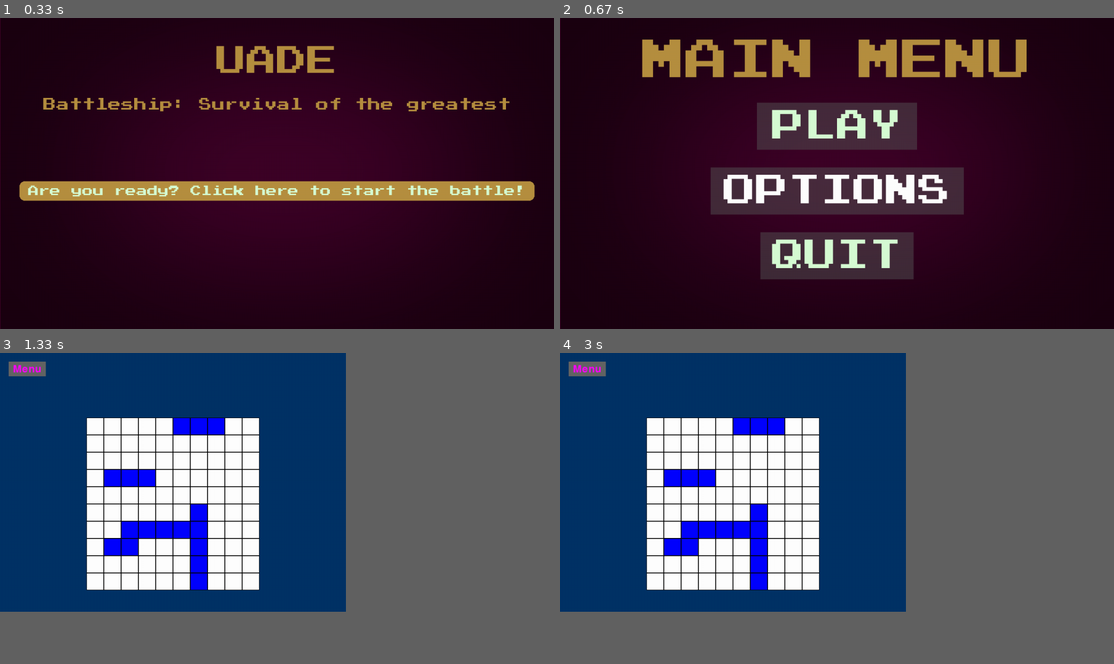
Above: before the commit, frames 1-4 (two rows, left to right).
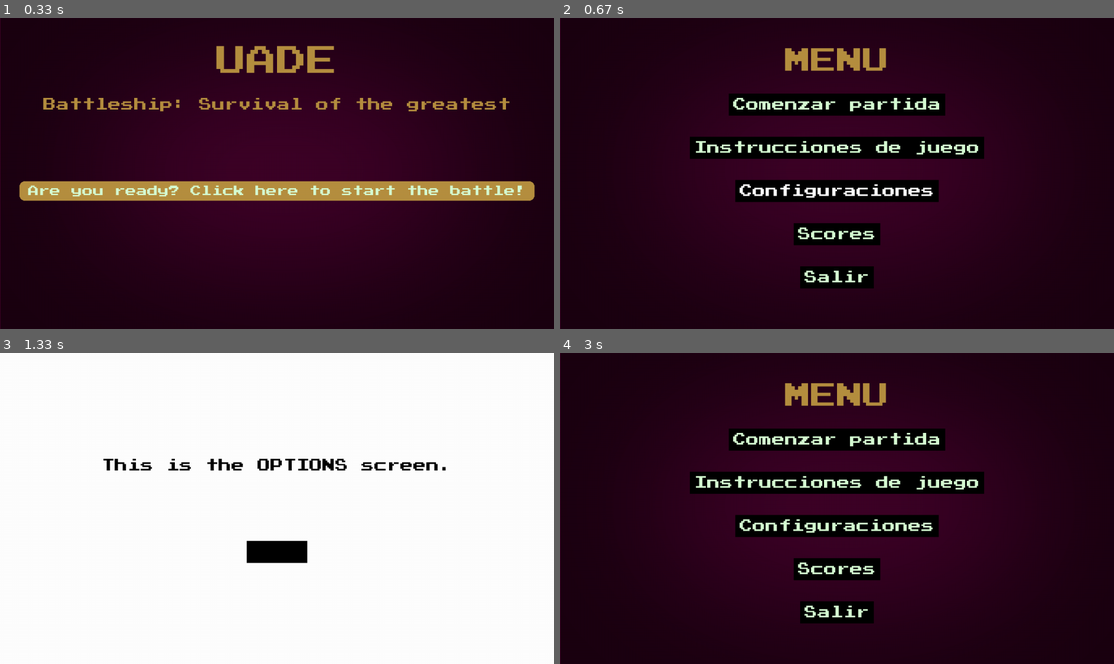
Above: after the commit, the same moments.

Repository: BrianValente/uade-batalla-naval
Game: pygame game, started from uade_battleship/main.py
The game is run twice, just before and just after one commit, with the same random seed, the same clock (stepped at 60 frames per second) and the same inputs.
Inputs (mouse positions are in pixels of both pictures, inside the frame that each line leads up to):
- Up to frame 1 (0.33 s): no input
- Up to frame 2 (0.67 s): click (814, 185) at 0.38 s
- Up to frame 3 (1.33 s): click (277, 483) at 0.72 s, where only the run after the commit has a clickable "Instrucciones de juego"
- Up to frame 4 (3 s): click (842, 539) at 2.72 s
In our replay, in frame 3 the window is 562x421 before the commit and 900x506 after it. These sizes can differ from the game's own. Grey fills any space a smaller window leaves; there, only what the larger window draws over its background counts as a difference.

Frame 1 is identical in both runs. In frame 2, 25% of the frame differs, in the area x 14-85%, y 6-87%; in frame 3, 40%; in frame 4, 54%, in the area x 0-77%, y 0-87%.

Commit message:
improved new menu!!!

Diff:
--- a/uade_battleship/main_menu.py
+++ b/uade_battleship/main_menu.py
@@ -3,15 +3,16 @@
 
 from uade_battleship.board import board
 
+pygame.display.set_caption("Menu")
+
 BG = pygame.image.load("assets/Background.png")
 
 
-def get_font(size):  # Returns Press-Start-2P in the desired size
+def get_font(size):
     return pygame.font.Font("assets/font.ttf", size)
 
 
 def play():
-    # TODO: Go to create game screen.
     board()
 
 
@@ -20,10 +21,9 @@
         OPTIONS_MOUSE_POS = pygame.mouse.get_pos()
 
         screen = pygame.display.get_surface()
-
         screen.fill("white")
 
-        OPTIONS_TEXT = get_font(45).render("This is the OPTIONS screen.", True, "Black")
+        OPTIONS_TEXT = get_font(30).render("This is the OPTIONS screen.", True, "Black")
         OPTIONS_RECT = OPTIONS_TEXT.get_rect(center=(640, 260))
         screen.blit(OPTIONS_TEXT, OPTIONS_RECT)
 
@@ -31,7 +31,7 @@
             image=None,
             pos=(640, 460),
             text_input="BACK",
-            font=get_font(75),
+            font=get_font(30),
             base_color="Black",
             hovering_color="Green",
         )
@@ -57,37 +57,59 @@
 
         MENU_MOUSE_POS = pygame.mouse.get_pos()
 
-        MENU_TEXT = get_font(100).render("MAIN MENU", True, "#b68f40")
+        MENU_TEXT = get_font(60).render("MENU", True, "#b68f40")
         MENU_RECT = MENU_TEXT.get_rect(center=(640, 100))
 
         PLAY_BUTTON = Button(
-            image=pygame.image.load("assets/Play Rect.png"),
-            pos=(640, 250),
-            text_input="PLAY",
-            font=get_font(75),
+            image=None,
+            pos=(640, 200),
+            text_input="Comenzar partida",
+            font=get_font(30),
             base_color="#d7fcd4",
             hovering_color="White",
         )
         OPTIONS_BUTTON = Button(
-            image=pygame.image.load("assets/Options Rect.png"),
+            image=None,
+            pos=(640, 300),
+            text_input="Instrucciones de juego",
+            font=get_font(30),
+            base_color="#d7fcd4",
+            hovering_color="White",
+        )
+        CREDITS_BUTTON = Button(
+            image=None,
             pos=(640, 400),
-            text_input="OPTIONS",
-            font=get_font(75),
+            text_input="Configuraciones",
+            font=get_font(30),
+            base_color="#d7fcd4",
+            hovering_color="White",
+        )
+        HELP_BUTTON = Button(
+            image=None,
+            pos=(640, 500),
+            text_input="Scores",
+            font=get_font(30),
             base_color="#d7fcd4",
             hovering_color="White",
         )
         QUIT_BUTTON = Button(
-            image=pygame.image.load("assets/Quit Rect.png"),
-            pos=(640, 550),
-            text_input="QUIT",
-            font=get_font(75),
+            image=None,
+            pos=(640, 600),
+            text_input="Salir",
+            font=get_font(30),
             base_color="#d7fcd4",
             hovering_color="White",
         )
 
         screen.blit(MENU_TEXT, MENU_RECT)
 
-        for button in [PLAY_BUTTON, OPTIONS_BUTTON, QUIT_BUTTON]:
+        for button in [
+            PLAY_BUTTON,
+            OPTIONS_BUTTON,
+            CREDITS_BUTTON,
+            HELP_BUTTON,
+            QUIT_BUTTON,
+        ]:
             button.changeColor(MENU_MOUSE_POS)
             button.update(screen)
 
@@ -117,8 +139,10 @@
         self.base_color, self.hovering_color = base_color, hovering_color
         self.text_input = text_input
         self.text = self.font.render(self.text_input, True, self.base_color)
-        if self.image is None:
-            self.image = self.text
+        text_width, text_height = self.text.get_size()
+        # Adjust button size to fit the text
+        self.image = pygame.Surface((text_width + 20, text_height + 20))
+        self.image.fill((0, 0, 0, 0))  # Transparent background
         self.rect = self.image.get_rect(center=(self.x_pos, self.y_pos))
         self.text_rect = self.text.get_rect(center=(self.x_pos, self.y_pos))
 
--- a/uade_battleship/menu-improved.py
+++ /dev/null
@@ -1,172 +0,0 @@
-import os
-import pygame, sys
-
-from uade_battleship.board import board
-
-pygame.init()
-
-SCREEN = pygame.display.set_mode((1280, 720))
-pygame.display.set_caption("Menu")
-
-BG = pygame.image.load("assets/Background.png")
-
-
-def get_font(size):
-    return pygame.font.Font("assets/font.ttf", size)
-
-
-def play():
-    board()
-
-
-def options():
-    while True:
-        OPTIONS_MOUSE_POS = pygame.mouse.get_pos()
-
-        SCREEN.fill("white")
-
-        OPTIONS_TEXT = get_font(30).render("This is the OPTIONS screen.", True, "Black")
-        OPTIONS_RECT = OPTIONS_TEXT.get_rect(center=(640, 260))
-        SCREEN.blit(OPTIONS_TEXT, OPTIONS_RECT)
-
-        OPTIONS_BACK = Button(
-            image=None,
-            pos=(640, 460),
-            text_input="BACK",
-            font=get_font(30),
-            base_color="Black",
-            hovering_color="Green",
-        )
-
-        OPTIONS_BACK.changeColor(OPTIONS_MOUSE_POS)
-        OPTIONS_BACK.update(SCREEN)
-
-        for event in pygame.event.get():
-            if event.type == pygame.QUIT:
-                pygame.quit()
-                sys.exit()
-            if event.type == pygame.MOUSEBUTTONDOWN:
-                if OPTIONS_BACK.checkForInput(OPTIONS_MOUSE_POS):
-                    main_menu()
-
-        pygame.display.update()
-
-
-def main_menu():
-    while True:
-        SCREEN.blit(BG, (0, 0))
-
-        MENU_MOUSE_POS = pygame.mouse.get_pos()
-
-        MENU_TEXT = get_font(60).render("MENU", True, "#b68f40")
-        MENU_RECT = MENU_TEXT.get_rect(center=(640, 100))
-
-        PLAY_BUTTON = Button(
-            image=None,
-            pos=(640, 200),
-            text_input="Comenzar partida",
-            font=get_font(30),
-            base_color="#d7fcd4",
-            hovering_color="White",
-        )
-        OPTIONS_BUTTON = Button(
-            image=None,
-            pos=(640, 300),
-            text_input="Instrucciones de juego",
-            font=get_font(30),
-            base_color="#d7fcd4",
-            hovering_color="White",
-        )
-        CREDITS_BUTTON = Button(
-            image=None,
-            pos=(640, 400),
-            text_input="Configuraciones",
-            font=get_font(30),
-            base_color="#d7fcd4",
-            hovering_color="White",
-        )
-        HELP_BUTTON = Button(
-            image=None,
-            pos=(640, 500),
-            text_input="Scores",
-            font=get_font(30),
-            base_color="#d7fcd4",
-            hovering_color="White",
-        )
-        QUIT_BUTTON = Button(
-            image=None,
-            pos=(640, 600),
-            text_input="Salir",
-            font=get_font(30),
-            base_color="#d7fcd4",
-            hovering_color="White",
-        )
-
-        SCREEN.blit(MENU_TEXT, MENU_RECT)
-
-        for button in [
-            PLAY_BUTTON,
-            OPTIONS_BUTTON,
-            CREDITS_BUTTON,
-            HELP_BUTTON,
-            QUIT_BUTTON,
-        ]:
-            button.changeColor(MENU_MOUSE_POS)
-            button.update(SCREEN)
-
-        for event in pygame.event.get():
-            if event.type == pygame.QUIT:
-                pygame.quit()
-                sys.exit()
-            if event.type == pygame.MOUSEBUTTONDOWN:
-                if PLAY_BUTTON.checkForInput(MENU_MOUSE_POS):
-                    play()
-                if OPTIONS_BUTTON.checkForInput(MENU_MOUSE_POS):
-                    options()
-                if QUIT_BUTTON.checkForInput(MENU_MOUSE_POS):
-                    pygame.quit()
-                    sys.exit()
-
-        pygame.display.update()
-
-
-# button
-class Button:
-    def __init__(self, image, pos, text_input, font, base_color, hovering_color):
-        self.image = image
-        self.x_pos = pos[0]
-        self.y_pos = pos[1]
-        self.font = font
-        self.base_color, self.hovering_color = base_color, hovering_color
-        self.text_input = text_input
-        self.text = self.font.render(self.text_input, True, self.base_color)
-        text_width, text_height = self.text.get_size()
-        # Adjust button size to fit the text
-        self.image = pygame.Surface((text_width + 20, text_height + 20))
-        self.image.fill((0, 0, 0, 0))  # Transparent background
-        self.rect = self.image.get_rect(center=(self.x_pos, self.y_pos))
-        self.text_rect = self.text.get_rect(center=(self.x_pos, self.y_pos))
-
-    def update(self, screen):
-        if self.image is not None:
-            screen.blit(self.image, self.rect)
-        screen.blit(self.text, self.text_rect)
-
-    def checkForInput(self, position):
-        if position[0] in range(self.rect.left, self.rect.right) and position[
-            1
-        ] in range(self.rect.top, self.rect.bottom):
-            return True
-        return False
-
-    def changeColor(self, position):
-        if position[0] in range(self.rect.left, self.rect.right) and position[
-            1
-        ] in range(self.rect.top, self.rect.bottom):
-            self.text = self.font.render(self.text_input, True, self.hovering_color)
-        else:
-            self.text = self.font.render(self.text_input, True, self.base_color)
-
-
-if __name__ == "__main__":
-    main_menu()
